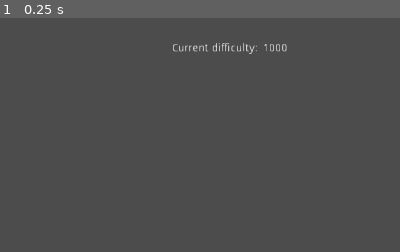
Above: before the commit, frame 1.
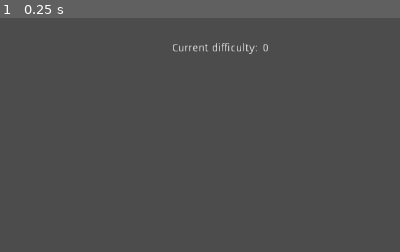
Above: after the commit, the same moment.

Repository: thefriendlycacti/buzzy-box
Game: Godot game, scene res://world.tscn
Two runs of this game, one before a commit and one after it. Both use one fixed random seed, a clock stepped at 60 frames per second and the inputs below. This scene is started directly instead of the project's main scene.
Inputs:
- Up to frame 1 (0.25 s): no input
The pictures show only the part of the screen within x 50-100%, y 0-50%; the shares and areas given below are measured in that part.

The runs differ from the first frame. In frame 1, 0.1% of the frame differs, in the area x 65-72%, y 11-15%.

Commit message:
added sound to player jump!

Diff:
--- a/scenes/Player.tscn
+++ b/scenes/Player.tscn
@@ -1,6 +1,7 @@
-[gd_scene load_steps=3 format=2]
+[gd_scene load_steps=4 format=2]
 
 [ext_resource path="res://sprites/Player_moevment.gd" type="Script" id=1]
+[ext_resource path="res://sounds/bounce.wav" type="AudioStream" id=2]
 
 [sub_resource type="RectangleShape2D" id=1]
 extents = Vector2( 9.5, 10 )
@@ -16,3 +17,7 @@
 [node name="Polygon2D" type="Polygon2D" parent="."]
 position = Vector2( -412, -10 )
 polygon = PoolVector2Array( -10, -10, -10, 10, 9, 10, 9, -10 )
+
+[node name="AudioStreamPlayer" type="AudioStreamPlayer" parent="."]
+stream = ExtResource( 2 )
+volume_db = -5.0
--- a/scripts/endmenu.gd
+++ b/scripts/endmenu.gd
@@ -3,6 +3,7 @@
 
 # Called when the node enters the scene tree for the first time.
 func _ready():
+	$Panel/score.text = "Your highest dificutly last round: "+ str(GlobalVars.highestdifficulty)
 	pass # Replace with function body.
 
 func _on_exit_pressed():
@@ -12,4 +13,9 @@
 
 func _on_try_again_pressed():
 	get_tree().change_scene("res://world.tscn")
-	GlobalVars.boxspeed = 200 # reset this so its not tocrazy
+	GlobalVars.boxspeed = 200 # reset this so its not to crazy
+
+
+func _on_goto_main_pressed():
+	get_tree().change_scene("res://main_menu.tscn")
+	GlobalVars.boxspeed = 200 # reset this so its not to crazy
--- a/scripts/global_vars.gd
+++ b/scripts/global_vars.gd
@@ -2,6 +2,7 @@
 
 var deviceip
 var boxspeed = 200
+var highestdifficulty = 0
 
 # Declare member variables here. Examples:
 # var a = 2
--- a/scripts/world.gd
+++ b/scripts/world.gd
@@ -29,7 +29,8 @@
 func _on_difficulty_timeout():
 	currentDifficulty += 1
 
-	set_vibration(currentDifficulty)
-	$spawnspot/Timer.wait_time -= .2
-	GlobalVars.boxspeed += 50
-	$currentDifficultyText.text = str(currentDifficulty)
+	set_vibration(currentDifficulty) # Make them feel good
+	$spawnspot/Timer.wait_time -= .15 # Make them spawn quicker
+	GlobalVars.boxspeed += 50 # Make them faster!
+	$currentDifficultyText.text = str(currentDifficulty) # shows score on the score board
+	GlobalVars.highestdifficulty = currentDifficulty # so we can track it in other scenes
--- a/sprites/Player_moevment.gd
+++ b/sprites/Player_moevment.gd
@@ -27,6 +27,7 @@
 
 	if Input.is_action_pressed("jump") and is_on_floor():
 		velocity.y = -JUMP_FORCE
+		$AudioStreamPlayer.play()
 
 	velocity = move_and_slide(velocity, Vector2.UP)
 
--- a/theend.tscn
+++ b/theend.tscn
@@ -10,33 +10,47 @@
 [node name="Panel" type="Panel" parent="."]
 anchor_right = 1.0
 anchor_bottom = 1.0
-margin_left = -18.0
-margin_top = -22.0
-margin_right = 22.0
-margin_bottom = 15.0
+margin_left = -64.0
+margin_top = -9.0
+margin_right = 68.0
+margin_bottom = 144.0
 
 [node name="exit" type="Button" parent="Panel"]
-margin_left = 724.0
-margin_top = 278.0
-margin_right = 842.0
-margin_bottom = 330.0
-text = "exit"
+margin_left = 723.0
+margin_top = 322.0
+margin_right = 841.0
+margin_bottom = 374.0
+text = "Exit"
 
 [node name="RichTextLabel" type="RichTextLabel" parent="Panel"]
-margin_left = 542.0
-margin_top = 134.0
-margin_right = 632.0
-margin_bottom = 167.0
+margin_left = 541.0
+margin_top = 178.0
+margin_right = 631.0
+margin_bottom = 211.0
 text = "Game Over
  Try again?"
 
 [node name="try_again" type="Button" parent="Panel"]
-margin_left = 305.0
-margin_top = 279.0
-margin_right = 430.0
-margin_bottom = 333.0
+margin_left = 304.0
+margin_top = 323.0
+margin_right = 429.0
+margin_bottom = 377.0
 rect_pivot_offset = Vector2( 232, 27 )
 text = "Try again!"
 
+[node name="goto_main" type="Button" parent="Panel"]
+margin_left = 504.0
+margin_top = 321.0
+margin_right = 633.0
+margin_bottom = 374.0
+text = "Main menu"
+
+[node name="score" type="RichTextLabel" parent="Panel"]
+margin_left = 476.0
+margin_top = 254.0
+margin_right = 683.0
+margin_bottom = 291.0
+
 [connection signal="pressed" from="Panel/exit" to="." method="_on_exit_pressed"]
 [connection signal="pressed" from="Panel/try_again" to="." method="_on_try_again_pressed"]
+[connection signal="pressed" from="Panel/goto_main" to="." method="_on_goto_main_pressed"]
--- a/world.tscn
+++ b/world.tscn
@@ -48,7 +48,7 @@
 margin_right = 501.0
 margin_bottom = -251.0
 rect_pivot_offset = Vector2( 86, 72 )
-text = "1000"
+text = "0"
 
 [connection signal="timeout" from="spawnspot/Timer" to="spawnspot" method="_on_Timer_timeout"]
 [connection signal="timeout" from="difficulty" to="." method="_on_difficulty_timeout"]
Not shown, added: sounds/bounce.wav.import
Not shown, added: sounds/bounce.wav
